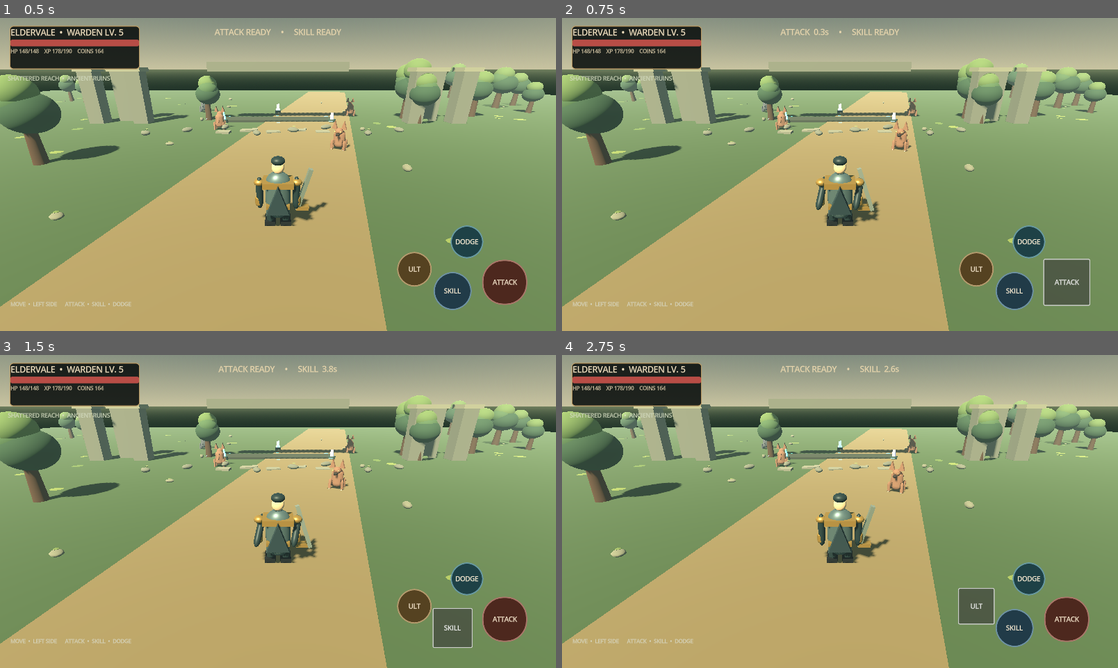
Above: before the commit, frames 1-4 (two rows, left to right).
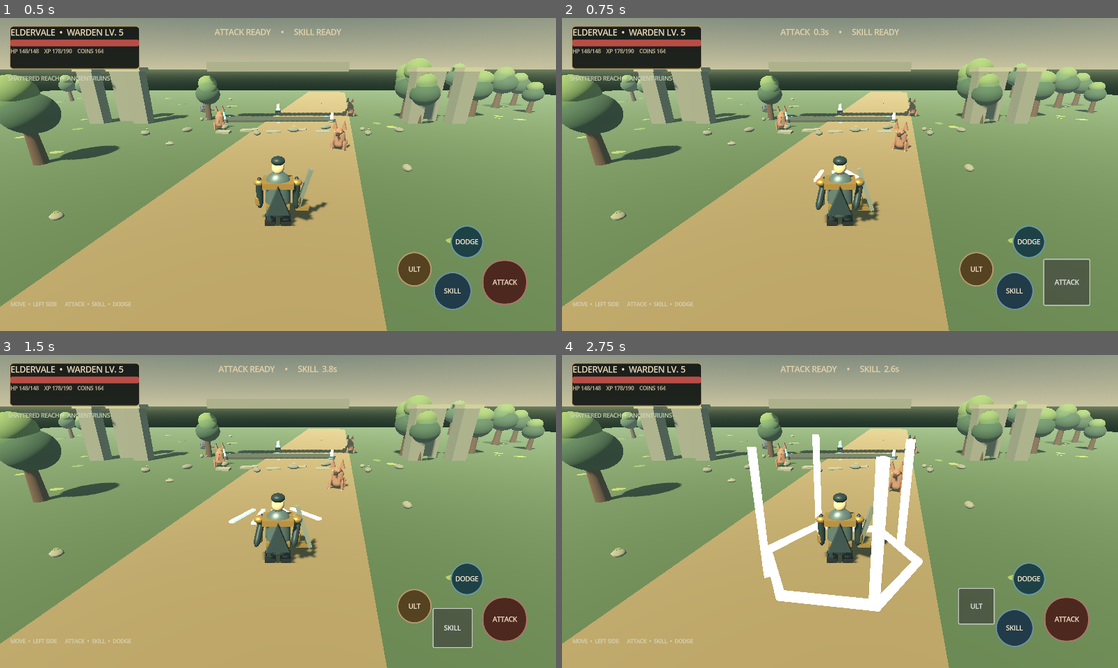
Above: after the commit, the same moments.

Repository: filesgloom-png/ELDERVALE
Game: Godot game, scene res://scenes/main_3d.tscn
Two runs of this game, one before a commit and one after it. Both use one fixed random seed, a clock stepped at 60 frames per second and the inputs below.
Inputs:
- Up to frame 1 (0.5 s): no input
- Up to frame 2 (0.75 s): click "ATTACK" at 0.5 s
- Up to frame 3 (1.5 s): click "SKILL" at 1.25 s
- Up to frame 4 (2.75 s): click "ULT" at 2 s

Frame 1 is identical in both runs. In frame 2, less than 0.1% of the frame differs, in the area x 45-54%, y 48-53%; in frame 3, 0.2%; in frame 4, 4.2%, in the area x 33-65%, y 25-82%.

Commit message:
combat: add lightweight sword and Warden skill visual effects

Diff:
--- a/scripts/main_3d.gd
+++ b/scripts/main_3d.gd
@@ -39,6 +39,7 @@
 const ENEMY_HIT_REACTION_DURATION := 0.24
 var animation_time := 0.0
 var magical_materials: Array[StandardMaterial3D] = []
+var combat_effects: Array[Dictionary] = []
 
 func _ready() -> void:
 	_build_environment()
@@ -484,6 +485,7 @@
 	for i in range(magical_materials.size()):
 		var pulse := 0.88 + 0.22 * sin(animation_time * 1.35 + float(i) * 0.7)
 		magical_materials[i].emission_energy_multiplier = pulse * (1.25 if i < 3 else 0.8)
+	_update_combat_effects(delta)
 	attack_cooldown = maxf(0.0, attack_cooldown - delta)
 	skill_cooldown = maxf(0.0, skill_cooldown - delta)
 	attack_flash = maxf(0.0, attack_flash - delta)
@@ -551,6 +553,73 @@
 	if status_label != null:
 		status_label.text = ("ATTACK READY" if attack_cooldown <= 0 else "ATTACK  %.1fs" % attack_cooldown) + "     •     " + ("SKILL READY" if skill_cooldown <= 0 else "SKILL  %.1fs" % skill_cooldown)
 
+func _spawn_combat_effect(kind: String) -> void:
+	if player == null:
+		return
+	# Short-lived emissive meshes only: no particles and no extra dynamic lights.
+	var effect_root := Node3D.new()
+	effect_root.name = "CombatFX_" + kind
+	effect_root.position = player.position + Vector3(0.0, 0.04, 0.0)
+	effect_root.rotation.y = player.rotation.y
+	add_child(effect_root)
+	var tint := Color("#c8f5ff") if kind == "slash" else (Color("#70e7ff") if kind == "cleave" else Color("#ffd58a"))
+	var glow := _mat(tint, 0.3, 0.25)
+	glow.emission_enabled = true
+	glow.emission = tint
+	glow.emission_energy_multiplier = 1.65 if kind != "oath" else 2.0
+	if kind == "slash":
+		for i in range(3):
+			var streak := _box(effect_root, Vector3(0.12, 0.07, 1.35), glow, Vector3(-0.55 + float(i) * 0.55, 1.18, -1.1 - absf(float(i) - 1.0) * 0.18), "SwordArcStreak")
+			streak.rotation.y = (float(i) - 1.0) * 0.24
+			streak.rotation.x = -0.12
+			streak.cast_shadow = GeometryInstance3D.SHADOW_CASTING_SETTING_OFF
+	elif kind == "cleave":
+		for i in range(5):
+			var streak := _box(effect_root, Vector3(0.16, 0.09, 2.05), glow, Vector3(-1.15 + float(i) * 0.575, 1.0, -1.55 - absf(float(i) - 2.0) * 0.12), "CleaveArcStreak")
+			streak.rotation.y = (float(i) - 2.0) * 0.19
+			streak.rotation.x = -0.18
+			streak.cast_shadow = GeometryInstance3D.SHADOW_CASTING_SETTING_OFF
+	else:
+		var ring_mesh := TorusMesh.new()
+		ring_mesh.inner_radius = 1.35
+		ring_mesh.outer_radius = 1.52
+		ring_mesh.rings = 6
+		ring_mesh.ring_segments = 16
+		var ring := _mesh_node(effect_root, ring_mesh, glow, Vector3(0.0, 0.12, 0.0), "OathGroundRing")
+		ring.cast_shadow = GeometryInstance3D.SHADOW_CASTING_SETTING_OFF
+		for i in range(4):
+			var beam := _box(effect_root, Vector3(0.12, 2.2, 0.12), glow, Vector3(cos(float(i) * TAU / 4.0) * 1.35, 1.1, sin(float(i) * TAU / 4.0) * 1.35), "OathRuneBeam")
+			beam.rotation.y = float(i) * TAU / 4.0
+			beam.cast_shadow = GeometryInstance3D.SHADOW_CASTING_SETTING_OFF
+	combat_effects.append({"root": effect_root, "age": 0.0, "duration": 0.34 if kind == "slash" else (0.48 if kind == "cleave" else 0.72), "kind": kind})
+
+func _update_combat_effects(delta: float) -> void:
+	for i in range(combat_effects.size() - 1, -1, -1):
+		var fx: Dictionary = combat_effects[i]
+		var root := fx.get("root") as Node3D
+		if not is_instance_valid(root):
+			combat_effects.remove_at(i)
+			continue
+		var age := float(fx.get("age", 0.0)) + delta
+		var duration := float(fx.get("duration", 0.4))
+		var progress := clampf(age / duration, 0.0, 1.0)
+		fx["age"] = age
+		combat_effects[i] = fx
+		if age >= duration:
+			root.queue_free()
+			combat_effects.remove_at(i)
+			continue
+		var kind := str(fx.get("kind", "slash"))
+		if kind == "slash":
+			root.scale = Vector3.ONE * (0.82 + progress * 0.42)
+			root.rotation.y += delta * 0.75
+		elif kind == "cleave":
+			root.scale = Vector3(0.75 + progress * 0.7, 0.9, 0.8 + progress * 0.65)
+			root.rotation.y += delta * 0.42
+		else:
+			root.scale = Vector3.ONE * (0.55 + progress * 1.25)
+			root.rotation.y += delta * 0.55
+
 func _nearest_enemy() -> Node3D:
 	var best: Node3D = null
 	var best_distance := 4.8
@@ -564,6 +633,7 @@
 
 func _attack() -> void:
 	if attack_cooldown > 0.0: return
+	_spawn_combat_effect("slash")
 	attack_cooldown = 0.48
 	var target := _nearest_enemy()
 	if target != null:
@@ -576,6 +646,7 @@
 
 func _skill() -> void:
 	if skill_cooldown > 0.0: return
+	_spawn_combat_effect("cleave")
 	skill_cooldown = 4.0
 	var target := _nearest_enemy()
 	if target != null:
@@ -636,6 +707,7 @@
 	status_label.text = "EVASIVE STEP"
 
 func _ultimate() -> void:
+	_spawn_combat_effect("oath")
 	var target := _nearest_enemy()
 	if target != null:
 		_damage_enemy(target, 90)
